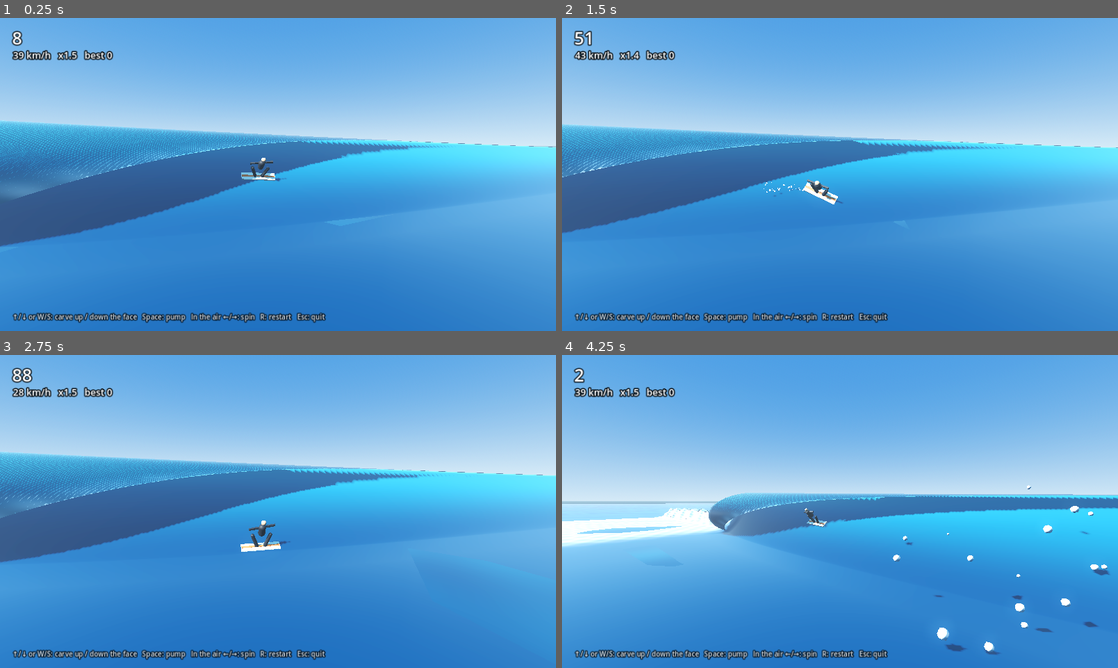
Above: before the commit, frames 1-4 (two rows, left to right).
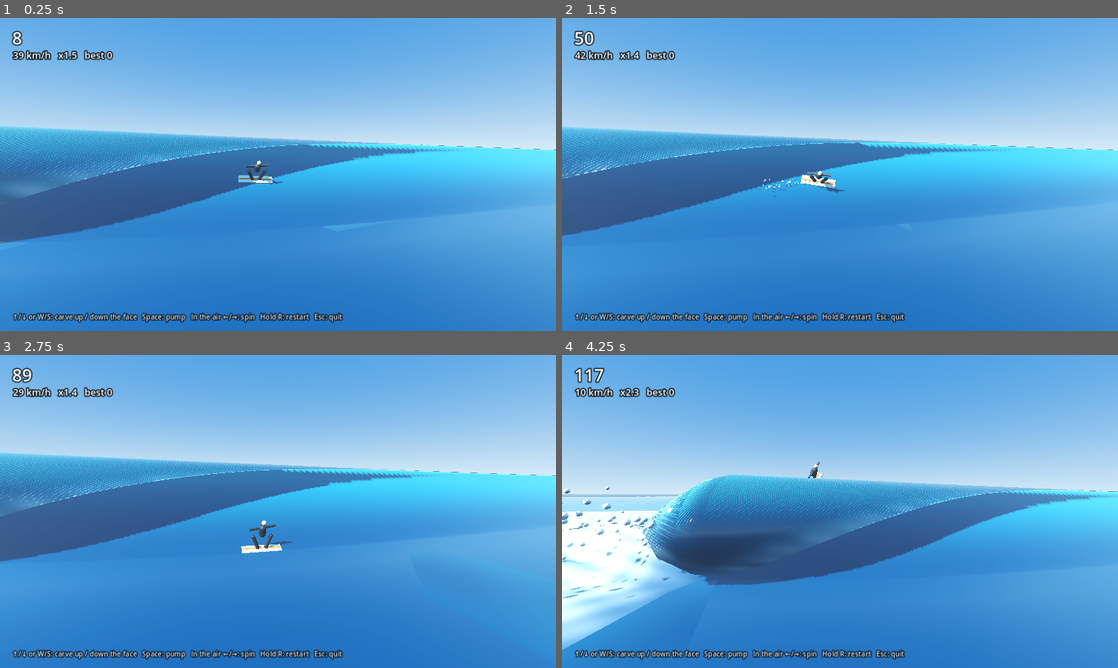
Above: after the commit, the same moments.

Repository: APDos/Swell-rider
Game: Godot game, scene res://main.tscn
Same seed, same stepped clock (60 frames per second), same inputs: the game is played once before the commit and once after it.
Inputs:
- Up to frame 1 (0.25 s): no input
- Up to frame 2 (1.5 s): tap Enter (ui_accept) at 0.5, 0.77, 1.07 s; hold Right (ui_right) 0.53-1.28 s; hold Space (ui_select) 0.53-1.28 s; tap Keypad Enter at 0.8, 1.35 s; hold Down (ui_down) from 1.28 s (still down)
- Up to frame 3 (2.75 s): tap Enter (ui_accept) at 1.52, 1.55, 1.82, 2.1 s; release Down (ui_down) at 2.03 s; hold Right (ui_right) from 2.03 s (still down); hold Space (ui_select) from 2.03 s (still down)
- Up to frame 4 (4.25 s): release Right (ui_right) at 2.78 s; release Space (ui_select) at 2.78 s; hold Up (ui_up) 2.78-3.53 s; tap Space (ui_select) at 2.85 s; tap Enter (ui_accept) at 3.02, 3.32, 3.77, 3.8, 4.07 s; tap Keypad Enter at 3.05, 3.6 s; hold Left (ui_left) from 3.53 s (still down); tap R (restart, bound only after the commit) at 4.15 s

The runs differ from the first frame. In frame 1, 5.4% of the frame differs, in the area x 0-100%, y 32-98%; in frame 2, 4.4%; in frame 3, 2.6%; in frame 4, 27%, in the area x 0-100%, y 4-98%.

Commit message:
Smooth controls: fixed-rate gameplay, eased steering, air-spin fix
- Run gameplay in _physics_process at a fixed 60 ticks per second and draw
  the surfer, curl and camera blended between ticks. The same ride now ends
  in exactly the same state at 30, 60 and 144 fps.
- Turns build up and ease off (TURN_RESPONSE), and the heading drifts back
  toward straight when there is no steer input (RECENTER).
- Ease the heading flips at the lip and on landing; keep the in-air spin
  exact so landings read correctly.
- Fix: a carve key held through takeoff no longer spins you. Holding up to
  hit the lip used to give a random 360 or an under-rotated wipeout.
- Read input through named actions (scripts/controls.gd), with gamepad
  defaults. Restart mid-ride needs a 0.5 s hold.
- Make the barrel glow frame-rate independent and stop resetting its
  materials every frame.
- New tests: test_controls (scripted input) and test_framerate.

Co-Authored-By: Claude Opus 5.5 <noreply@anthropic.com>
Claude-Session: https://claude.ai/code/session_01FNvBFhRvfC37qofuxPJFAv

Diff:
--- /dev/null
+++ b/scripts/controls.gd
@@ -0,0 +1,39 @@
+extends RefCounted
+## Input actions and their default bindings (keyboard + gamepad).
+## Gameplay code reads these action names only, never raw keys. An action that
+## is already defined in Project Settings > Input Map is left alone, so bindings
+## can be changed there without touching code.
+
+const DEADZONE := 0.2
+
+# action: [keys, joypad buttons, joypad axes as [axis, direction]]
+const BINDINGS := {
+	"carve_up":   [[KEY_UP, KEY_W], [JOY_BUTTON_DPAD_UP], [[JOY_AXIS_LEFT_Y, -1.0]]],
+	"carve_down": [[KEY_DOWN, KEY_S], [JOY_BUTTON_DPAD_DOWN], [[JOY_AXIS_LEFT_Y, 1.0]]],
+	"spin_left":  [[KEY_LEFT, KEY_A], [JOY_BUTTON_DPAD_LEFT], [[JOY_AXIS_LEFT_X, -1.0]]],
+	"spin_right": [[KEY_RIGHT, KEY_D], [JOY_BUTTON_DPAD_RIGHT], [[JOY_AXIS_LEFT_X, 1.0]]],
+	"pump":       [[KEY_SPACE], [JOY_BUTTON_A], []],
+	"restart":    [[KEY_R, KEY_ENTER, KEY_KP_ENTER], [JOY_BUTTON_START], []],
+	"quit":       [[KEY_ESCAPE], [JOY_BUTTON_BACK], []],
+}
+
+
+static func register() -> void:
+	for action in BINDINGS:
+		if InputMap.has_action(action):
+			continue
+		InputMap.add_action(action, DEADZONE)
+		var b: Array = BINDINGS[action]
+		for key in b[0]:
+			var e := InputEventKey.new()
+			e.physical_keycode = key
+			InputMap.action_add_event(action, e)
+		for button in b[1]:
+			var e := InputEventJoypadButton.new()
+			e.button_index = button
+			InputMap.action_add_event(action, e)
+		for axis in b[2]:
+			var e := InputEventJoypadMotion.new()
+			e.axis = axis[0]
+			e.axis_value = axis[1]
+			InputMap.action_add_event(action, e)
--- a/scripts/hud.gd
+++ b/scripts/hud.gd
@@ -51,7 +51,7 @@
 	help.offset_left = 28
 	help.offset_top = -44
 	help.offset_bottom = -14
-	help.text = "↑/↓ or W/S: carve up / down the face   Space: pump   In the air ←/→: spin   R: restart   Esc: quit"
+	help.text = "↑/↓ or W/S: carve up / down the face   Space: pump   In the air ←/→: spin   Hold R: restart   Esc: quit"
 	help.modulate.a = 0.8
 
 
--- a/scripts/main.gd
+++ b/scripts/main.gd
@@ -1,14 +1,20 @@
 extends Node3D
 ## Game loop: builds the world in code, runs the curl, scoring, camera and HUD.
+##
+## Gameplay (input, surfer physics, curl, scoring) runs in _physics_process at a
+## fixed 60 ticks per second, so it plays the same at any frame rate. Everything
+## drawn (surfer, wave, camera) is updated in _process, blended between ticks.
 
 const WaveScript := preload("res://scripts/wave.gd")
 const SurferScript := preload("res://scripts/surfer.gd")
 const HudScript := preload("res://scripts/hud.gd")
+const Controls := preload("res://scripts/controls.gd")
 
 enum { PLAYING, WIPEOUT }
 
 const PEEL_BASE := 9.0       # m/s the break peels down the line
 const PEEL_CLOSEOUT := 28.0  # m/s through a closeout section
+const RESTART_HOLD := 0.5    # s to hold restart mid-ride, so a stray press doesn't end the run
 
 var state := PLAYING
 var wave
@@ -31,10 +37,13 @@
 var _look := Vector3.ZERO
 var shot_path := ""
 var _shots_taken := 0
-var _space_prev := false
+var _prev_curl := 0.0       # curl x at the previous tick, for smooth drawing
+var _spin_latched := false   # carve input held through takeoff doesn't spin you
+var _restart_held := 0.0
 
 
 func _ready() -> void:
+	Controls.register()
 	randomize()
 	var args := OS.get_cmdline_user_args()
 	autopilot = "--autopilot" in args
@@ -148,6 +157,8 @@
 	wave.curl_x = 0.0
 	_schedule_closeout()
 	surfer.reset(13.0)
+	_prev_curl = wave.curl_x
+	_restart_held = 0.0
 	hud.hide_message()
 	hud.set_barrel(false, 0.0, 0.0)
 	_snap_camera()
@@ -158,19 +169,19 @@
 	wave.closeout = Vector3(x0, x0 + randf_range(12.0, 24.0), 0.95)
 
 
-## Riding: up/down carves up/down the face. In the air any direction spins.
+## Riding: up/down carves up/down the face. In the air left/right spins, and
+## so does up/down, but only once it has been let go after takeoff: holding up
+## to hit the lip shouldn't also spin you into a bad landing.
 func _input_steer() -> float:
-	var s := Input.get_axis("ui_down", "ui_up")
-	if Input.is_physical_key_pressed(KEY_W):
-		s += 1.0
-	if Input.is_physical_key_pressed(KEY_S):
-		s -= 1.0
-	if surfer.state == surfer.AIR:
-		s += Input.get_axis("ui_right", "ui_left")
-		if Input.is_physical_key_pressed(KEY_A):
-			s += 1.0
-		if Input.is_physical_key_pressed(KEY_D):
-			s -= 1.0
+	var carve := Input.get_axis("carve_down", "carve_up")
+	if surfer.state != surfer.AIR:
+		_spin_latched = absf(carve) > 0.1
+		return carve
+	if _spin_latched and absf(carve) < 0.1:
+		_spin_latched = false
+	var s := Input.get_axis("spin_right", "spin_left")
+	if not _spin_latched:
+		s += carve
 	return clampf(s, -1.0, 1.0)
 
 
@@ -182,23 +193,26 @@
 	return clampf((target_phi - surfer.phi) * 3.0, -1.0, 1.0)
 
 
-func _process(delta: float) -> void:
-	var dt := minf(delta, 1.0 / 30.0)
-
-	if Input.is_physical_key_pressed(KEY_ESCAPE):
+func _physics_process(dt: float) -> void:
+	if Input.is_action_pressed("quit"):
 		get_tree().quit()
 
 	if state == WIPEOUT:
-		if Input.is_action_just_pressed("ui_accept") or Input.is_physical_key_pressed(KEY_R):
+		if Input.is_action_just_pressed("restart") or Input.is_action_just_pressed("pump"):
 			_reset()
-	elif Input.is_physical_key_pressed(KEY_R) and ride_time > 0.5:
-		_reset()
+			return
+	elif Input.is_action_pressed("restart"):
+		_restart_held += dt
+		if _restart_held >= RESTART_HOLD:
+			_reset()
+			return
+	else:
+		_restart_held = 0.0
 
 	var steer := _autopilot_steer() if autopilot else _input_steer()
-	var space := Input.is_physical_key_pressed(KEY_SPACE) or Input.is_action_pressed("ui_select")
-	var pump := space and not _space_prev
-	_space_prev = space
-
+	var pump := Input.is_action_just_pressed("pump")
+
+	_prev_curl = wave.curl_x
 	if barrel_test and state == PLAYING:
 		wave.curl_x = surfer.x - 3.0
 	else:
@@ -226,11 +240,16 @@
 	else:
 		hud.set_warning(false)
 
-	wave.follow(surfer.x)
-	ocean.position = Vector3(snappedf(surfer.x, 7.5), -0.06, 0.0)
-	var H: float = wave.height_at(wave.curl_x)
-	curl_spray.global_position = Vector3(wave.curl_x - 0.5, 0.45 * H, 0.75 * H)
-	_update_camera(dt)
+
+func _process(delta: float) -> void:
+	var f := Engine.get_physics_interpolation_fraction()
+	var curl_draw := lerpf(_prev_curl, wave.curl_x, f)
+	surfer.update_visual(delta)
+	wave.follow(surfer.vis_x, curl_draw)
+	ocean.position = Vector3(snappedf(surfer.vis_x, 7.5), -0.06, 0.0)
+	var H: float = wave.height_at(curl_draw)
+	curl_spray.global_position = Vector3(curl_draw - 0.5, 0.45 * H, 0.75 * H)
+	_update_camera(delta)
 	_maybe_screenshot()
 
 
@@ -249,7 +268,7 @@
 ## frame stays steady while you carve.
 func _cam_target() -> Array:
 	var p: Vector3 = surfer.global_position
-	var H: float = wave.height_at(surfer.x)
+	var H: float = wave.height_at(surfer.vis_x)
 	var dist: float = 8.0 + 0.9 * H + 0.12 * surfer.v
 	var look: Vector3 = Vector3(p.x + 1.5, lerpf(H * 0.5, p.y, 0.35), lerpf(H * 0.4, p.z, 0.3))
 	var eye: Vector3 = Vector3(p.x - 1.0, H * 0.55 + 1.2, look.z + dist)
@@ -257,6 +276,7 @@
 
 
 func _snap_camera() -> void:
+	surfer.update_visual(0.0)
 	var tg := _cam_target()
 	cam.global_position = tg[0]
 	_look = tg[1]
--- a/scripts/surfer.gd
+++ b/scripts/surfer.gd
@@ -2,6 +2,10 @@
 ## Surfer controller. Physics run in "face space": x along the line, t up the face
 ## (0 trough .. 1 lip), v speed, phi heading (0 = straight down the line,
 ## + = angled up the face, - = angled down).
+##
+## step() advances the simulation and is called at the fixed physics rate.
+## update_visual() is called every rendered frame and draws the surfer blended
+## between the last two physics ticks, so motion is smooth at any frame rate.
 
 signal trick_landed(trick_name: String, points: int)
 signal wiped_out(reason: String)
@@ -13,7 +17,9 @@
 const WAVE_PUSH := 5.6   # energy from the wave, strongest in the pocket
 const C1 := 0.12         # linear drag
 const C2 := 0.022        # quadratic drag
-const TURN := 2.8        # rad/s
+const TURN := 2.8        # rad/s at full steer
+const TURN_RESPONSE := 9.0  # 1/s: how quickly a turn builds up and eases off
+const RECENTER := 0.7    # 1/s: with no steer input, heading eases back toward straight
 const MAX_PHI := 1.35
 const DRIFT := 0.10      # water rising up the face carries you toward the lip (t/s)
 const PUMP_BOOST := 1.3
@@ -44,6 +50,24 @@
 var _wipe_vel := Vector3.ZERO
 var _wipe_spin := Vector3.ZERO
 
+var turn_rate := 0.0      # rad/s, eases toward steer * TURN
+var _steer := 0.0
+var _wipe_rot := Vector3.ZERO
+
+# Previous physics tick, for blending in update_visual().
+var _p_x := 0.0
+var _p_t := 0.5
+var _p_air_h := 0.0
+var _p_spin := 0.0
+var _p_wipe_pos := Vector3.ZERO
+var _p_wipe_rot := Vector3.ZERO
+var _snap_visual := true  # skip smoothing on the next frame (after a reset)
+var _overlay_on := false
+
+## Surfer x as drawn this frame (blended between ticks). Use it for anything
+## visual, such as the camera, so it doesn't stutter.
+var vis_x := 0.0
+
 var _rig: Node3D
 var _spray: CPUParticles3D
 var _parts: Array[MeshInstance3D] = []
@@ -64,20 +88,35 @@
 	v = 11.0
 	phi = -0.1
 	spin = 0.0
+	turn_rate = 0.0
 	in_barrel = false
 	barrel_depth = 0.0
+	_wipe_rot = Vector3.ZERO
 	_rig.rotation = Vector3.ZERO
 	_rig.position = Vector3.ZERO
-
-
+	_save_prev()
+	vis_x = x
+	_snap_visual = true
+
+
+func _save_prev() -> void:
+	_p_x = x
+	_p_t = t
+	_p_air_h = air_h
+	_p_spin = spin
+	_p_wipe_pos = _wipe_pos
+	_p_wipe_rot = _wipe_rot
+
+
+## One fixed physics tick. steer is -1..1 (carve down/up on the face, spin in the air).
 func step(dt: float, steer: float, pump: bool) -> void:
+	_save_prev()
 	_clock += dt
-	_lean = lerpf(_lean, steer, 1.0 - exp(-8.0 * dt))
+	_steer = steer
 	match state:
 		RIDING: _step_riding(dt, steer, pump)
 		AIR: _step_air(dt, steer)
 		WIPEOUT: _step_wipeout(dt)
-	_update_visual(steer)
 
 
 func _step_riding(dt: float, steer: float, pump: bool) -> void:
@@ -85,7 +124,12 @@
 	var slope: float = wave.slope_at(x, t)
 	var flen: float = wave.face_length(x)
 
-	phi = clampf(phi + steer * TURN * dt, -MAX_PHI, MAX_PHI)
+	# Turns build up and ease off rather than switching on and off instantly.
+	turn_rate = lerpf(turn_rate, steer * TURN, 1.0 - exp(-TURN_RESPONSE * dt))
+	phi += turn_rate * dt
+	if absf(steer) < 0.1:
+		phi = lerpf(phi, 0.0, 1.0 - exp(-RECENTER * dt))
+	phi = clampf(phi, -MAX_PHI, MAX_PHI)
 
 	var pocket := 0.4 + 1.2 * exp(-maxf(d, 0.0) / 18.0)
 	var a := -G * sin(slope) * sin(phi) + WAVE_PUSH * sin(slope) * pocket - C1 * v - C2 * v * v
@@ -110,6 +154,7 @@
 			trick_landed.emit("Off the Lip", 250)
 			v *= 0.92
 		phi = minf(-absf(phi) * 0.8, -0.25)
+		turn_rate = 0.0
 	if t <= 0.0:
 		t = 0.0
 		phi = maxf(phi, 0.0)
@@ -161,8 +206,10 @@
 		state = RIDING
 		t = 0.96
 		phi = -0.55
+		turn_rate = 0.0
 		v *= 0.9
 		spin = 0.0
+		_p_spin = 0.0  # landing re-bases the spin; don't blend across it
 
 
 func _wipeout(reason: String) -> void:
@@ -172,6 +219,9 @@
 	_wipe_pos = global_position
 	_wipe_vel = Vector3(v * 0.4, 3.0, 3.5)
 	_wipe_spin = Vector3(randf_range(-6, 6), randf_range(-4, 4), randf_range(-8, 8))
+	_wipe_rot = _rig.rotation
+	_p_wipe_pos = _wipe_pos
+	_p_wipe_rot = _wipe_rot
 	_spray.emitting = false
 	wiped_out.emit(reason)
 
@@ -181,18 +231,26 @@
 	_wipe_vel *= 1.0 - 0.8 * dt
 	_wipe_pos += _wipe_vel * dt
 	_wipe_pos.y = maxf(_wipe_pos.y, -0.4)
-	_rig.rotation += _wipe_spin * dt
+	_wipe_rot += _wipe_spin * dt
 	_wipe_spin *= 1.0 - 1.5 * dt
 
 
-func _update_visual(steer: float) -> void:
+## Called every rendered frame. Draws the surfer blended between the previous
+## and current physics tick.
+func update_visual(delta: float) -> void:
+	var f := Engine.get_physics_interpolation_fraction()
+	_lean = lerpf(_lean, _steer, 1.0 - exp(-8.0 * delta))
+	vis_x = lerpf(_p_x, x, f)
+
 	if state == WIPEOUT:
-		global_position = _wipe_pos
+		global_position = _p_wipe_pos.lerp(_wipe_pos, f)
+		_rig.rotation = _p_wipe_rot.lerp(_wipe_rot, f)
+		_update_highlight(delta)
 		return
 
-	var tt := t if state == RIDING else 1.0
-	var p: Vector3 = wave.face_point(x, tt)
-	var up_face: Vector3 = wave.face_up(x, tt)
+	var tt := lerpf(_p_t, t, f) if state == RIDING else 1.0
+	var p: Vector3 = wave.face_point(vis_x, tt)
+	var up_face: Vector3 = wave.face_up(vis_x, tt)
 	var along := Vector3(1, 0, 0)
 	var n := along.cross(up_face).normalized()  # face normal (up + shoreward)
 
@@ -203,30 +261,42 @@
 	else:
 		fwd = Vector3(1, 0.25, 0).normalized()
 		n = Vector3.UP
-		global_position = p + Vector3(0, air_h + 0.1, -0.2)
+		global_position = p + Vector3(0, lerpf(_p_air_h, air_h, f) + 0.1, -0.2)
 	var right := fwd.cross(n).normalized()
 	var up := (-fwd).cross(right).normalized()
 	var b := Basis(right, up, -fwd)
 	if state == AIR:
-		b = Basis(Vector3.UP, -spin) * b
-	global_transform.basis = b.orthonormalized()
+		# Exact in the air: the player judges the landing by what they see.
+		b = Basis(Vector3.UP, -lerpf(_p_spin, spin, f)) * b
+		global_transform.basis = b.orthonormalized()
+	else:
+		# On the face, ease toward the target so the heading flips at the lip
+		# and on landing turn quickly instead of snapping in one frame.
+		var target := b.orthonormalized().get_rotation_quaternion()
+		var q := target if _snap_visual else global_transform.basis.get_rotation_quaternion().slerp(target, 1.0 - exp(-18.0 * delta))
+		global_transform.basis = Basis(q)
+	_snap_visual = false
 
 	_rig.rotation = Vector3(0, 0, _lean * 0.45 if state == RIDING else 0.0)
-	_spray.emitting = state == RIDING and absf(steer) > 0.3 and v > 7.0
-	_update_highlight()
+	_spray.emitting = state == RIDING and absf(_steer) > 0.3 and v > 7.0
+	_update_highlight(delta)
 
 
 ## Barrel highlight: an x-ray silhouette drawn through the lip plus a halo,
 ## shifting cyan -> gold as you get deeper.
-func _update_highlight() -> void:
+func _update_highlight(delta: float) -> void:
 	var target := barrel_depth if in_barrel else 0.0
-	_glow = lerpf(_glow, target, 0.2)
+	_glow = lerpf(_glow, target, 1.0 - exp(-13.0 * delta))
 	var on := _glow > 0.02
+	if on != _overlay_on:
+		_overlay_on = on
+		for m in _parts:
+			m.material_overlay = _xray if on else null
+		_halo.visible = on
+	if not on:
+		return
 	var c := Color(0.35, 1.0, 0.9).lerp(Color(1.0, 0.78, 0.2), _glow)
 	_xray.albedo_color = Color(c.r, c.g, c.b, 0.35 + 0.5 * _glow)
-	for m in _parts:
-		m.material_overlay = _xray if on else null
-	_halo.visible = on
 	_halo_mat.albedo_color = Color(c.r, c.g, c.b, 0.5 + 0.5 * _glow)
 	var sc := 2.2 + 1.8 * _glow
 	_halo.scale = Vector3(sc, sc, sc)
--- a/scripts/wave.gd
+++ b/scripts/wave.gd
@@ -61,7 +61,7 @@
 	add_child(lip)
 
 	# The shader has no defaults, so fill every uniform before the first frame.
-	follow(position.x)
+	follow(position.x, curl_x)
 
 
 func _grid(nx: int, nv: int) -> ArrayMesh:
@@ -91,22 +91,24 @@
 
 ## Keep the mesh centred on the action. Snapped to the grid spacing so the
 ## vertices don't swim.
-func follow(focus_x: float) -> void:
+## draw_curl_x is the curl position to draw this frame (blended between physics
+## ticks by main.gd), which can sit slightly behind the gameplay curl_x.
+func follow(focus_x: float, draw_curl_x: float) -> void:
 	var step := (X_BEHIND + X_AHEAD) / SEG_X
 	position.x = snappedf(focus_x, step)
 	for m in [_mat_body, _mat_lip]:
-		apply_to(m, position.x)
+		apply_to(m, position.x, draw_curl_x)
 		m.set_shader_parameter("x_offset", position.x)
 
 
 ## Push the shape values and the current wave state into a material that
 ## includes wave_shape.gdshaderinc. origin_x is the world x of the mesh origin,
-## because the shader works in mesh-local x.
-func apply_to(mat: ShaderMaterial, origin_x: float) -> void:
+## because the shader works in mesh-local x. at_curl_x is the curl position to use.
+func apply_to(mat: ShaderMaterial, origin_x: float, at_curl_x: float) -> void:
 	for key in SHAPE:
 		mat.set_shader_parameter(key, SHAPE[key])
 	mat.set_shader_parameter("H0", base_height)
-	mat.set_shader_parameter("curl_x", curl_x - origin_x)
+	mat.set_shader_parameter("curl_x", at_curl_x - origin_x)
 	mat.set_shader_parameter("closeout", Vector3(closeout.x - origin_x, closeout.y - origin_x, closeout.z))
 
 
--- /dev/null
+++ b/tests/test_controls.gd
@@ -0,0 +1,97 @@
+extends SceneTree
+## Scripted-input checks on the controls, using the real input actions.
+##
+##   godot --headless --fixed-fps 60 --path . -s res://tests/test_controls.gd
+
+var _failures := 0
+var main: Node
+
+
+func _initialize() -> void:
+	_run.call_deferred()
+
+
+func _run() -> void:
+	main = load("res://main.tscn").instantiate()
+	root.add_child(main)
+	await _held_up_air_lands_clean()
+	await _tap_restart_does_not_reset()
+	await _hold_restart_resets()
+	if _failures == 0:
+		print("PASS test_controls")
+		quit(0)
+	else:
+		printerr("FAIL test_controls: %d" % _failures)
+		quit(1)
+
+
+func _fresh() -> void:
+	seed(99)
+	main._reset()
+	for a in ["carve_up", "carve_down", "spin_left", "spin_right", "pump", "restart"]:
+		Input.action_release(a)
+	await physics_frame
+
+
+## Holding up to hit the lip, and still holding it in the air, must not spin
+## you at all. (Without the latch it gives a random spin: an accidental 360 or
+## an under-rotated wipeout, depending on speed.)
+func _held_up_air_lands_clean() -> void:
+	await _fresh()
+	var s = main.surfer
+	var wipe := [""]
+	var on_wipe := func(reason: String): wipe[0] = reason
+	s.wiped_out.connect(on_wipe)
+	var launched := false
+	var landed := false
+	var max_spin := 0.0
+	Input.action_press("carve_up")
+	for i in 600:
+		await physics_frame
+		if s.state == s.AIR:
+			launched = true
+			max_spin = maxf(max_spin, absf(s.spin))
+		elif launched and s.state == s.RIDING:
+			landed = true
+			break
+		if wipe[0] != "":
+			break
+	Input.action_release("carve_up")
+	s.wiped_out.disconnect(on_wipe)
+	if not launched:
+		_fail("holding up never launched an air (state %d, v %.1f)" % [s.state, s.v])
+	elif not landed:
+		_fail("held-up air did not land clean: '%s'" % wipe[0])
+	elif max_spin > 0.01:
+		_fail("holding up through takeoff spun the surfer %.0f degrees" % rad_to_deg(max_spin))
+
+
+func _tap_restart_does_not_reset() -> void:
+	await _fresh()
+	for i in 60:
+		await physics_frame
+	var x: float = main.surfer.x
+	Input.action_press("restart")
+	for i in 5:
+		await physics_frame
+	Input.action_release("restart")
+	await physics_frame
+	if main.surfer.x < x:
+		_fail("a short tap of restart reset the ride")
+
+
+func _hold_restart_resets() -> void:
+	await _fresh()
+	for i in 60:
+		await physics_frame
+	Input.action_press("restart")
+	for i in 40:
+		await physics_frame
+	Input.action_release("restart")
+	if main.ride_time > 0.5:
+		_fail("holding restart for 0.66 s did not reset (ride_time %.2f)" % main.ride_time)
+
+
+func _fail(msg: String) -> void:
+	_failures += 1
+	printerr("  " + msg)
--- /dev/null
+++ b/tests/test_framerate.gd
@@ -0,0 +1,25 @@
+extends SceneTree
+## Frame-rate independence: rides exactly 5 s of game time (300 physics ticks)
+## on autopilot and prints the end state. tests/run_tests.sh runs this at
+## several --fixed-fps values and fails if the results differ, which would
+## mean the game feels different on fast and slow machines.
+##
+##   godot --headless --fixed-fps 144 --path . -s res://tests/test_framerate.gd
+
+const TICKS := 300
+
+func _initialize() -> void:
+	_run.call_deferred()
+
+
+func _run() -> void:
+	var main: Node = load("res://main.tscn").instantiate()
+	root.add_child(main)
+	main.autopilot = true
+	seed(1234)
+	main._reset()
+	for i in TICKS:
+		await physics_frame
+	var s = main.surfer
+	print("STATE x=%.4f t=%.4f v=%.4f phi=%.4f score=%.2f curl=%.4f" % [s.x, s.t, s.v, s.phi, main.score, main.wave.curl_x])
+	quit(0)
--- a/tests/test_wave_parity.gd
+++ b/tests/test_wave_parity.gd
@@ -57,7 +57,7 @@
 		# Sample from behind the curl (broken water) to well ahead of it.
 		var x_start: float = wave.curl_x - origin - 30.0
 		var x_step := 200.0 / N_X
-		wave.apply_to(mat, origin)
+		wave.apply_to(mat, origin, wave.curl_x)
 		mat.set_shader_parameter("x_start", x_start)
 		mat.set_shader_parameter("x_step", x_step)
 		mat.set_shader_parameter("n_t", N_T)
Not shown, changed: CLAUDE.md
Not shown, changed: tests/run_tests.sh
